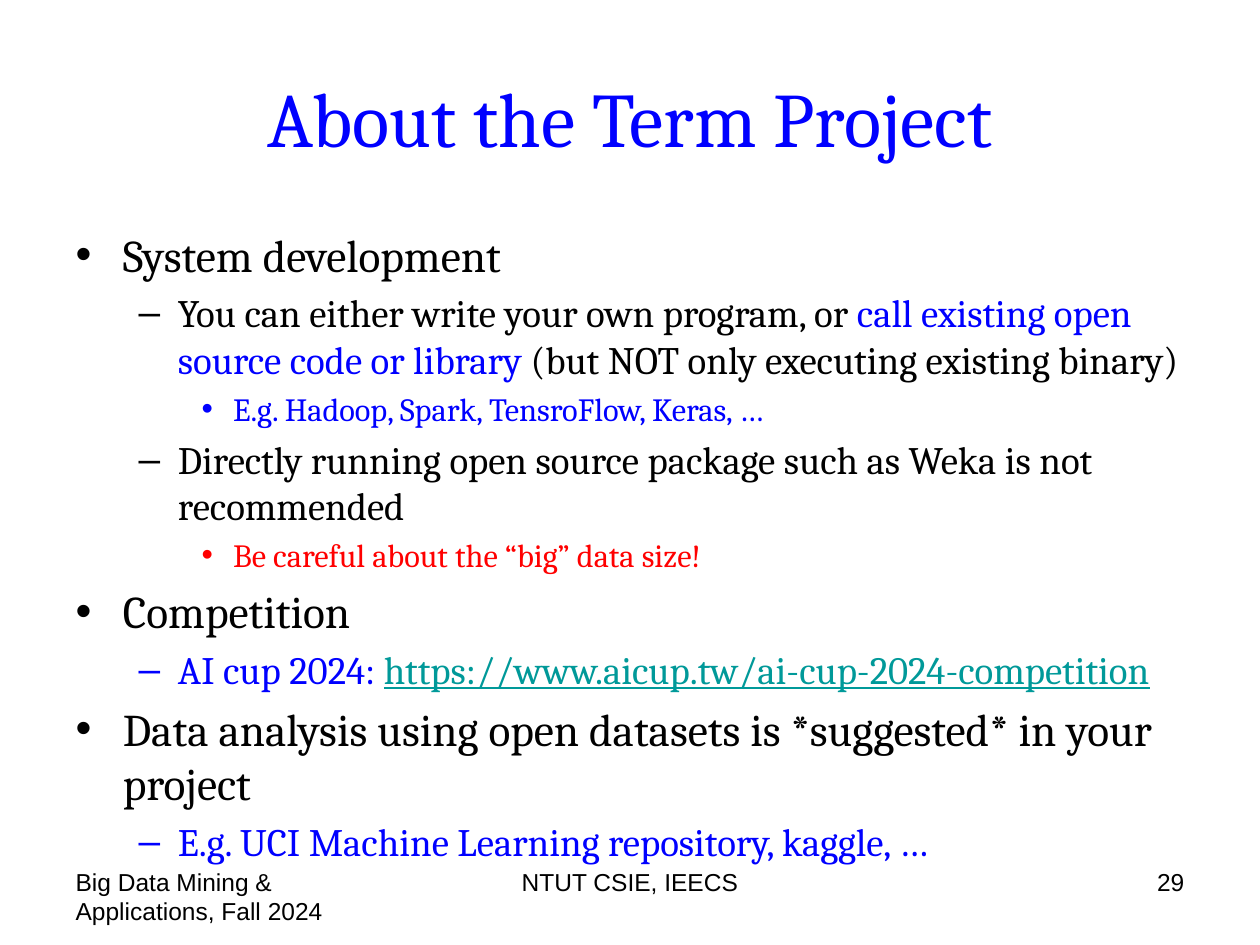
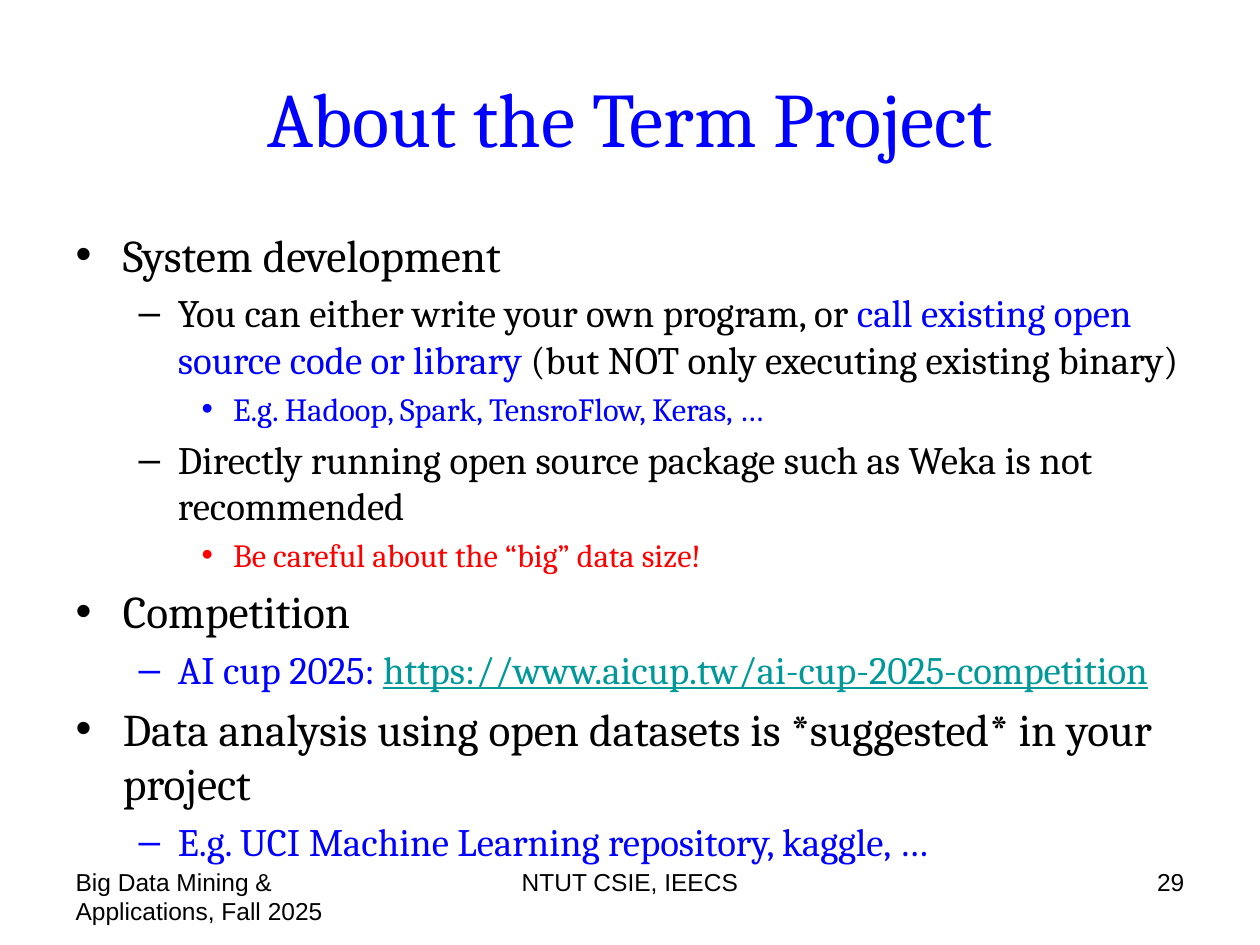
Before and after one commit to chriswjh/chriswjh.github.io, a slide deck: slide 29 of BDM/00-overview.pptx. Drawn at 1260x945 pixels with LibreOffice and Linux fonts; fonts in the diff are those of the drawing. Boxes give left, top, right and bottom in pixels: in the first picture for what was removed or moved away, otherwise in the second. Text is boxed around its words. In the diff, an @@ line names an element or a change of style, - is before the commit and + after.

```diff
--- a/BDM/00-overview.pptx
+++ b/BDM/00-overview.pptx
@@ text at <box>178,657,1148,692</box>: text changed @@
-  – AI cup 2024: https://www.aicup.tw/ai-cup-2024-competition
+  – AI cup 2025: https://www.aicup.tw/ai-cup-2025-competition
@@ text at <box>76,873,323,925</box>: text changed @@
-Big Data Mining & Applications, Fall 2024
+Big Data Mining & Applications, Fall 2025
```
Also in this commit, not shown: 56 other slides changed.
